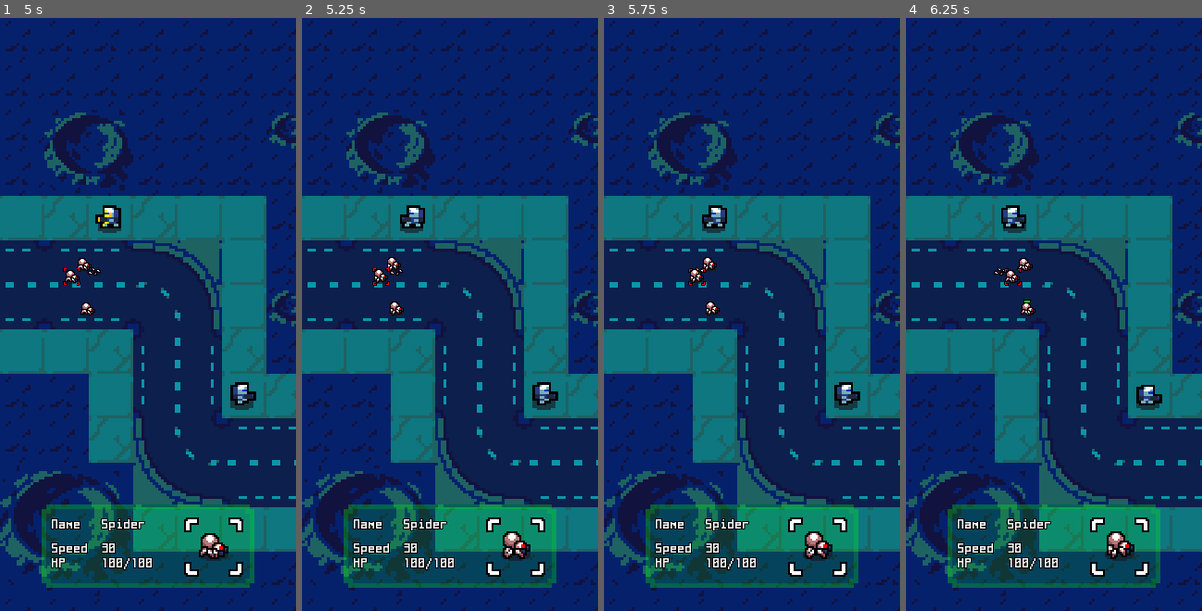
Above: before the commit, frames 1-4 (left to right).
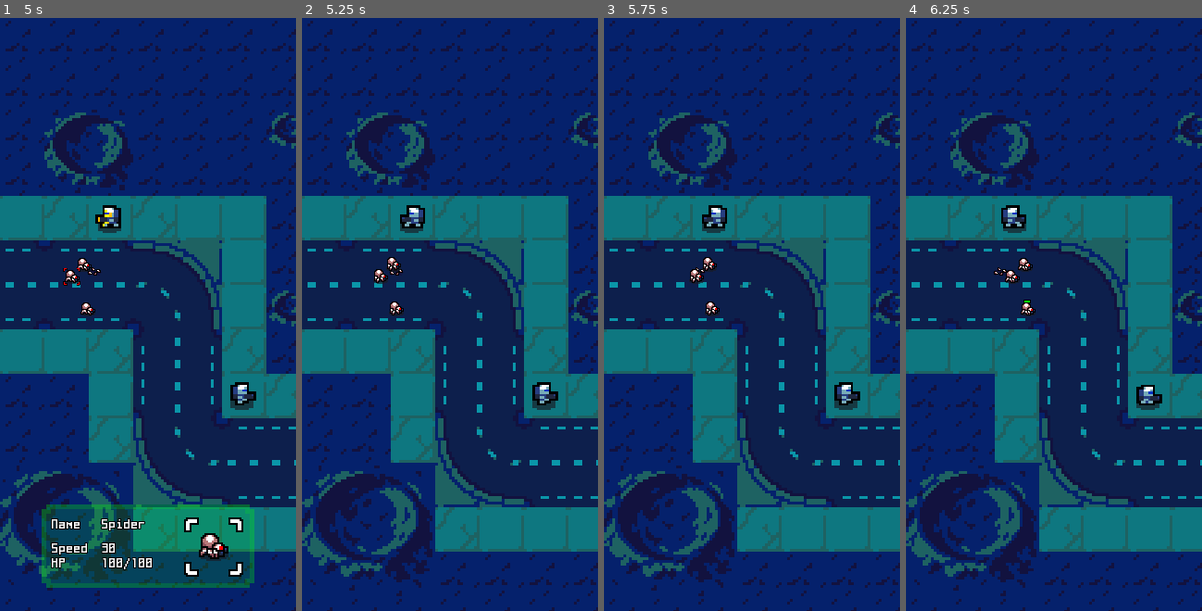
Above: after the commit, the same moments.

Repository: UnknownNPC/RoboTD
Game: Godot game, scene res://scenes/BaseLevel.tscn
Two runs of this game, one before a commit and one after it. Both use one fixed random seed, a clock stepped at 60 frames per second and the inputs below. Before the commit the project starts from res://scenes/Main.tscn.
Inputs (mouse positions are in pixels of both pictures, inside the frame that each line leads up to):
- Up to frame 1 (5 s): move the mouse to (242, 391) at 0.52 s; click (242, 391) at 0.67 s; move the mouse to (109, 219) at 1.27 s; click (109, 219) at 1.42 s; move the mouse to (2, 308) at 2.02 s; click (2, 308) at 2.17 s; move the mouse to (35, 267) at 2.77 s; click (35, 267) at 2.92 s; move the mouse to (44, 267) at 3.52 s; click (44, 267) at 3.67 s; move the mouse to (50, 278) at 4.27 s; click (50, 278) at 4.42 s
- Up to frame 2 (5.25 s): move the mouse to (464, 314) at 5.02 s; click (464, 314) at 5.17 s
- Up to frame 3 (5.75 s): no input
- Up to frame 4 (6.25 s): move the mouse to (1009, 166) at 5.77 s; click (1009, 166) at 5.92 s

Frame 1 is identical in both runs. In frame 2, 7.4% of the frame differs, in the area x 14-86%, y 42-97%; in frame 3, 7.4%; in frame 4, 7.4%.

Commit message:
Add panel hide on mouse click

Diff:
--- a/project.godot
+++ b/project.godot
@@ -11,7 +11,7 @@
 [application]
 
 config/name="RoboTD"
-run/main_scene="res://scenes/Main.tscn"
+run/main_scene="res://scenes/BaseLevel.tscn"
 config/icon="res://icon.png"
 
 [autoload]
--- a/scenes/Main.tscn
+++ b/scenes/BaseLevel.tscn
@@ -1,8 +1,9 @@
-[gd_scene load_steps=6 format=2]
-
-[ext_resource path="res://tiles/terrain/tileset_arranged.png" type="Texture" id=1]
-[ext_resource path="res://scenes/towers/AssaultTower.tscn" type="PackedScene" id=2]
-[ext_resource path="res://scripts/WaveSpawner.gd" type="Script" id=4]
+[gd_scene load_steps=7 format=2]
+
+[ext_resource path="res://scripts/WaveSpawner.gd" type="Script" id=1]
+[ext_resource path="res://tiles/terrain/tileset_arranged.png" type="Texture" id=2]
+[ext_resource path="res://scenes/towers/AssaultTower.tscn" type="PackedScene" id=3]
+[ext_resource path="res://scripts/BaseLevel.gd" type="Script" id=4]
 
 [sub_resource type="Curve2D" id=2]
 _data = {
@@ -235,10 +236,11 @@
 15/shapes = [  ]
 15/z_index = 0
 
-[node name="Level001" type="Node"]
+[node name="BaseLevel" type="Node"]
+script = ExtResource( 4 )
 
 [node name="Wave_Spawner" type="Node" parent="."]
-script = ExtResource( 4 )
+script = ExtResource( 1 )
 
 [node name="BaseWavePath" type="Path2D" parent="Wave_Spawner"]
 curve = SubResource( 2 )
--- a/scenes/UI/ClickArea.tscn
+++ b/scenes/UI/SelectSprite.tscn
@@ -60,7 +60,7 @@
 4/shapes = [  ]
 4/z_index = 0
 
-[node name="ClickArea" type="Area2D"]
+[node name="SelectSprite" type="Area2D"]
 
 [node name="Collision" type="CollisionShape2D" parent="."]
 
--- a/scenes/enemies/BaseEnemy.tscn
+++ b/scenes/enemies/BaseEnemy.tscn
@@ -1,7 +1,7 @@
 [gd_scene load_steps=4 format=2]
 
 [ext_resource path="res://scripts/BaseEnemy.gd" type="Script" id=1]
-[ext_resource path="res://scenes/UI/ClickArea.tscn" type="PackedScene" id=2]
+[ext_resource path="res://scenes/UI/SelectSprite.tscn" type="PackedScene" id=2]
 [ext_resource path="res://scenes/EnemyHealthBar.tscn" type="PackedScene" id=16]
 
 [node name="BaseEnemy" type="Node2D" groups=["enemies", "selectable"]]
@@ -17,7 +17,7 @@
 [node name="DeadBodyRelease" type="Timer" parent="."]
 wait_time = 5.0
 
-[node name="ClickArea" parent="." instance=ExtResource( 2 )]
+[node name="SelectSprite" parent="." instance=ExtResource( 2 )]
 
 [connection signal="timeout" from="DeadBodyRelease" to="." method="_on_DeadBodyRelease_timeout"]
-[connection signal="input_event" from="ClickArea" to="." method="_on_ClickArea_input_event"]
+[connection signal="input_event" from="SelectSprite" to="." method="_on_SelectSprite_input_event"]
--- a/scenes/enemies/SpiderAnimation.tres
+++ b/scenes/enemies/SpiderAnimation.tres
@@ -22,23 +22,23 @@
 "name": "idle",
 "speed": 7.0
 }, {
+"frames": [ ExtResource( 2 ) ],
+"loop": false,
+"name": "die",
+"speed": 5.0
+}, {
 "frames": [ ExtResource( 8 ), ExtResource( 10 ) ],
 "loop": true,
 "name": "fire",
+"speed": 7.0
+}, {
+"frames": [ ExtResource( 14 ), ExtResource( 9 ), ExtResource( 6 ), ExtResource( 11 ) ],
+"loop": true,
+"name": "walk",
 "speed": 7.0
 }, {
 "frames": [ ExtResource( 13 ), ExtResource( 4 ), ExtResource( 5 ), ExtResource( 3 ), ExtResource( 12 ) ],
 "loop": true,
 "name": "malee",
 "speed": 7.0
-}, {
-"frames": [ ExtResource( 2 ) ],
-"loop": false,
-"name": "die",
-"speed": 5.0
-}, {
-"frames": [ ExtResource( 14 ), ExtResource( 9 ), ExtResource( 6 ), ExtResource( 11 ) ],
-"loop": true,
-"name": "walk",
-"speed": 7.0
 } ]
--- a/scenes/towers/AssaultAnimation.tres
+++ b/scenes/towers/AssaultAnimation.tres
@@ -27,9 +27,9 @@
 "name": "idle",
 "speed": 5.0
 }, {
-"frames": [ ExtResource( 7 ), ExtResource( 18 ), ExtResource( 17 ) ],
-"loop": true,
-"name": "hit",
+"frames": [ ExtResource( 13 ), ExtResource( 10 ), ExtResource( 8 ), ExtResource( 11 ), ExtResource( 2 ) ],
+"loop": false,
+"name": "death",
 "speed": 5.0
 }, {
 "frames": [ ExtResource( 5 ), ExtResource( 12 ) ],
@@ -42,18 +42,18 @@
 "name": "throw",
 "speed": 5.0
 }, {
+"frames": [ ExtResource( 15 ), ExtResource( 16 ) ],
+"loop": true,
+"name": "walk",
+"speed": 5.0
+}, {
+"frames": [ ExtResource( 7 ), ExtResource( 18 ), ExtResource( 17 ) ],
+"loop": true,
+"name": "hit",
+"speed": 5.0
+}, {
 "frames": [ ExtResource( 1 ), ExtResource( 4 ) ],
 "loop": true,
 "name": "crawl",
 "speed": 7.0
-}, {
-"frames": [ ExtResource( 13 ), ExtResource( 10 ), ExtResource( 8 ), ExtResource( 11 ), ExtResource( 2 ) ],
-"loop": false,
-"name": "death",
-"speed": 5.0
-}, {
-"frames": [ ExtResource( 15 ), ExtResource( 16 ) ],
-"loop": true,
-"name": "walk",
-"speed": 5.0
 } ]
--- a/scenes/towers/BaseTower.tscn
+++ b/scenes/towers/BaseTower.tscn
@@ -1,7 +1,7 @@
 [gd_scene load_steps=3 format=2]
 
 [ext_resource path="res://scripts/BaseTower.gd" type="Script" id=1]
-[ext_resource path="res://scenes/UI/ClickArea.tscn" type="PackedScene" id=2]
+[ext_resource path="res://scenes/UI/SelectSprite.tscn" type="PackedScene" id=2]
 
 [node name="BaseTower" type="Node2D" groups=["selectable", "towers"]]
 script = ExtResource( 1 )
@@ -12,7 +12,7 @@
 
 [node name="AttackTimer" type="Timer" parent="."]
 
-[node name="ClickArea" parent="." instance=ExtResource( 2 )]
+[node name="SelectSprite" parent="." instance=ExtResource( 2 )]
 
 [connection signal="timeout" from="AttackTimer" to="." method="_on_AttackTimer_timeout"]
-[connection signal="input_event" from="ClickArea" to="." method="_on_ClickArea_input_event"]
+[connection signal="input_event" from="SelectSprite" to="." method="_on_SelectSprite_input_event"]
--- a/scripts/AssaultTower.gd
+++ b/scripts/AssaultTower.gd
@@ -9,11 +9,11 @@
 func _ready():
 	attackTimer.wait_time = attackCooldown
 	animation.animation = "idle"
-	clickAreaBorder.scale = Vector2(1.2, 1.2)
+	spriteSelect.scale = Vector2(1.2, 1.2)
 
 	var clickShape = CircleShape2D.new()
 	clickShape.set_radius(16)
-	clickAreaShape.set_shape(clickShape)
+	spriteShape.set_shape(clickShape)
 
 
 func _process(delta):
--- a/scripts/BaseEnemy.gd
+++ b/scripts/BaseEnemy.gd
@@ -11,8 +11,8 @@
 onready var animation = $Animation
 onready var deadBodyRelease = $DeadBodyRelease
 
-onready var clickAreaBorder = $ClickArea/Select
-onready var clickAreaShape = $ClickArea/Collision
+onready var spriteSelect = $SelectSprite/Select
+onready var spriteShape = $SelectSprite/Collision
 
 func _ready():
 	animation.animation = "walk"
@@ -28,8 +28,8 @@
 func _on_DeadBodyRelease_timeout():
 	queue_free()
 
-func _on_ClickArea_input_event(viewport, event, shape_idx):
+func _on_SelectSprite_input_event(viewport, event, shape_idx):
 	if (event.is_pressed()):
 		$"/root/Utils".cleanupMouseSelection()
-		clickAreaBorder.visible = true
+		spriteSelect.visible = true
 		$"/root/Utils".addInfoPanel(self)
--- /dev/null
+++ b/scripts/BaseLevel.gd
@@ -0,0 +1,17 @@
+extends Node
+
+func _input(event):
+	## reset all panel outside selectable entities
+	if event is InputEventMouseButton and event.is_pressed():
+		var allSelectable = get_tree().get_nodes_in_group("selectable")
+		var isOnSelectable = false
+		for selectable in allSelectable:
+			var selectableCollision = selectable.get_node("SelectSprite/Collision")
+			var selectableRadius = selectableCollision.shape.radius
+			var isClickInside = pow((event.global_position.x - selectable.global_position.x),2) + pow((event.global_position.y - selectable.global_position.y),2) <= pow(selectableRadius, 2)
+			if isClickInside:
+				isOnSelectable = true
+				break
+		if (!isOnSelectable):
+			$"/root/Utils".cleanupMouseSelection()
+			$"/root/Utils".removeInfoPanel()
--- a/scripts/BaseTower.gd
+++ b/scripts/BaseTower.gd
@@ -6,8 +6,8 @@
 export (float) var attackCooldown = 1.0
 export (String) var unitName
 
-onready var clickAreaBorder = $ClickArea/Select
-onready var clickAreaShape = $ClickArea/Collision
+onready var spriteSelect = $SelectSprite/Select
+onready var spriteShape = $SelectSprite/Collision
 
 var attackRadiusCircleScene = preload("res://scenes/AttackRadiusCircle.tscn")
 var attackRadiusIntance
@@ -18,9 +18,9 @@
 	attackRadiusIntance.visible = false
 	add_child(attackRadiusIntance)
 
-func _on_ClickArea_input_event(viewport, event, shape_idx):
+func _on_SelectSprite_input_event(viewport, event, shape_idx):
 	if (event.is_pressed()):
 		$"/root/Utils".cleanupMouseSelection()
-		clickAreaBorder.visible = true
+		spriteSelect.visible = true
 		attackRadiusIntance.visible = true
 		$"/root/Utils".addInfoPanel(self)
--- /dev/null
+++ b/scripts/Main.gd
@@ -0,0 +1,6 @@
+extends Node
+
+func _input(event):
+	if event is InputEventMouseButton and event.is_pressed():
+	 	var allSelectable = get_tree().get_nodes_in_group("selectable")
+		for selectable in allSelectable
--- a/scripts/SpiderEnemy.gd
+++ b/scripts/SpiderEnemy.gd
@@ -1,8 +1,8 @@
 extends "res://scripts/BaseEnemy.gd"
 
 func _ready():
-	clickAreaBorder.scale = Vector2(0.6, 0.6)
+	spriteSelect.scale = Vector2(0.6, 0.6)
 
 	var clickShape = CircleShape2D.new()
 	clickShape.set_radius(10)
-	clickAreaShape.set_shape(clickShape)
+	spriteShape.set_shape(clickShape)
--- a/scripts/Utils.gd
+++ b/scripts/Utils.gd
@@ -9,13 +9,16 @@
 func cleanupMouseSelection():
 	var allSelectable = get_tree().get_nodes_in_group("selectable")
 	for selectable in allSelectable:
-		selectable.clickAreaBorder.visible = false
+		selectable.spriteSelect.visible = false
 		if "attackRadiusIntance" in selectable:
 			selectable.attackRadiusIntance.visible = false
 
-func addInfoPanel(entity):
+func removeInfoPanel():
 	if (is_instance_valid(currentInfoPanel)):
 		currentInfoPanel.queue_free()
+
+func addInfoPanel(entity):
+	removeInfoPanel()
 	var isEnemy = entity.is_in_group("enemies")
 	var url = enemyInfoUrl if isEnemy else towerInfoUrl
 	currentInfoPanel = _addInfoUI(entity, url)
Not shown: 17 places in scenes/BaseLevel.tscn that only renumber resources
